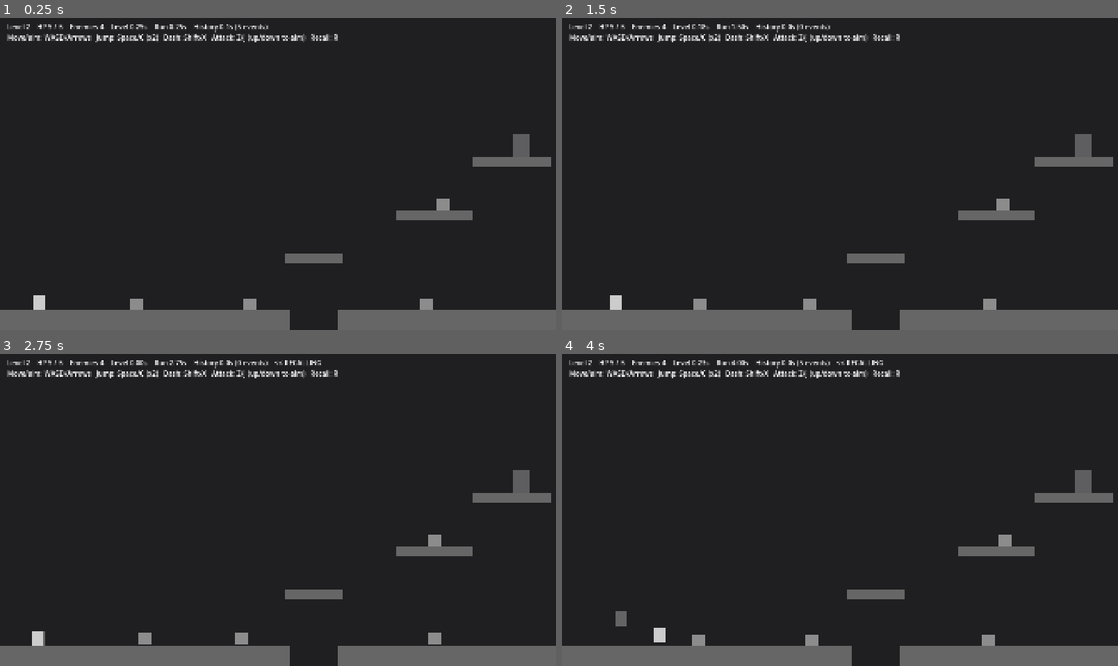
Above: before the commit, frames 1-4 (two rows, left to right).
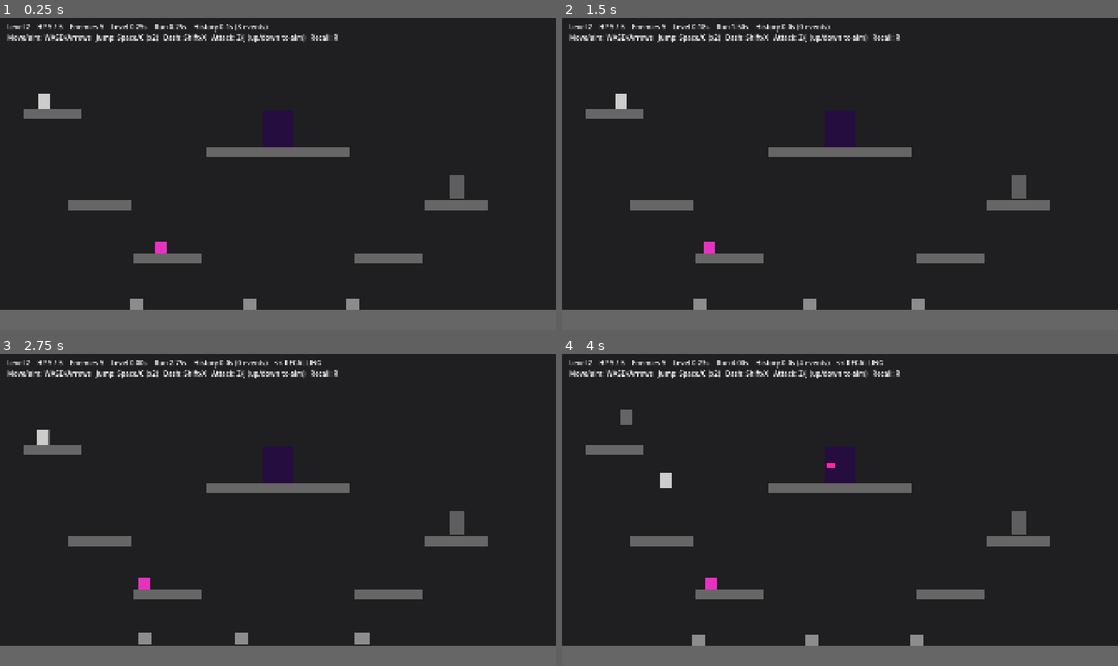
Above: after the commit, the same moments.

Repository: jmy0713/CreativeJam26
Game: Godot game, scene res://scenes/levels/level_2.tscn
The game is run twice, just before and just after one commit, with the same random seed, the same clock (stepped at 60 frames per second) and the same inputs. This scene is started directly instead of the project's main scene.
Inputs:
- Up to frame 1 (0.25 s): no input
- Up to frame 2 (1.5 s): hold D (move_right) from 0.53 s (still down); tap R (recall) at 0.6 s; tap Space (jump) at 0.77 s; tap Z (attack) at 1.35 s
- Up to frame 3 (2.75 s): tap Space (jump) at 1.52 s; tap R (recall) at 1.55, 2.3 s; release D (move_right) at 2.03 s; hold A (move_left) from 2.03 s (still down); tap Shift (dash) at 2.1 s
- Up to frame 4 (4 s): release A (move_left) at 2.78 s; hold D (move_right) from 2.78 s (still down); tap R (recall) at 2.85, 3.6 s; tap Space (jump) at 3.02, 3.77 s

The runs differ from the first frame. In frame 1, 5.9% of the frame differs, in the area x 4-100%, y 2-100%; in frame 2, 5.9%; in frame 3, 6.0%; in frame 4, 6.1%.

Commit message:
level 1 + 2 layouts

Diff:
--- a/project.godot
+++ b/project.godot
@@ -79,15 +79,15 @@
 }
 attack={
 "deadzone": 0.5,
-"events": [Object(InputEventKey,"resource_local_to_scene":fa …(209 unchanged characters)… "location":0,"echo":false,"script":null),
-Object(InputEventKey,"resource_local_to_scene":false,"resource_name":"","device":-1,"window_id":0,"alt_pressed":false,"shift_pressed":false,"ctrl_pressed":false,"meta_pressed":false,"pressed":false,"keycode":0,"physical_keycode":74,"key_label":0,"unicode":0,"location":0,"echo":false,"script":null),
-Object(InputEventJoypadButton,"resource_local_to_scene":false,"resource_name":"","device":-1,"button_index":2,"pressure":0.0,"pressed":true,"script":null)
+"events": [Object(InputEventKey,"resource_local_to_scene":fa …(209 unchanged characters)… "location":0,"echo":false,"script":null)
+, Object(InputEventKey,"resource_local_to_scene":false,"resource_name":"","device":-1,"window_id":0,"alt_pressed":false,"shift_pressed":false,"ctrl_pressed":false,"meta_pressed":false,"pressed":false,"keycode":0,"physical_keycode":74,"key_label":0,"unicode":0,"location":0,"echo":false,"script":null)
+, Object(InputEventJoypadButton,"resource_local_to_scene":false,"resource_name":"","device":-1,"button_index":2,"pressure":0.0,"pressed":true,"script":null)
 ]
 }
 recall={
 "deadzone": 0.5,
-"events": [Object(InputEventKey,"resource_local_to_scene":fa …(209 unchanged characters)… "location":0,"echo":false,"script":null),
-Object(InputEventJoypadButton,"resource_local_to_scene":false,"resource_name":"","device":-1,"button_index":3,"pressure":0.0,"pressed":true,"script":null)
+"events": [Object(InputEventKey,"resource_local_to_scene":fa …(209 unchanged characters)… "location":0,"echo":false,"script":null)
+, Object(InputEventJoypadButton,"resource_local_to_scene":false,"resource_name":"","device":-1,"button_index":3,"pressure":0.0,"pressed":true,"script":null)
 ]
 }
 
--- /dev/null
+++ b/scenes/enemies/backup_dancer.tscn
@@ -0,0 +1,29 @@
+[gd_scene format=3]
+
+[ext_resource type="Script" path="res://scripts/enemies/backup_dancer.gd" id="1_dancer"]
+
+[sub_resource type="RectangleShape2D" id="RectangleShape2D_dancer"]
+size = Vector2(24, 24)
+
+[node name="BackupDancer" type="CharacterBody2D"]
+collision_layer = 4
+script = ExtResource("1_dancer")
+max_health = 1
+contact_damage = 1
+knockback_speed = 320.0
+speed = 50.0
+
+[node name="CollisionShape2D" type="CollisionShape2D" parent="."]
+shape = SubResource("RectangleShape2D_dancer")
+
+[node name="Body" type="ColorRect" parent="."]
+offset_left = -12.0
+offset_top = -12.0
+offset_right = 12.0
+offset_bottom = 12.0
+mouse_filter = 2
+color = Color(0.9, 0.2, 0.75, 1)
+
+[node name="LedgeCheck" type="RayCast2D" parent="."]
+position = Vector2(12, 0)
+target_position = Vector2(0, 20)
--- /dev/null
+++ b/scenes/enemies/dj.tscn
@@ -0,0 +1,38 @@
+[gd_scene format=3]
+
+[ext_resource type="Script" path="res://scripts/enemies/dj.gd" id="1_dj"]
+[ext_resource type="PackedScene" path="res://scenes/enemies/vinyl.tscn" id="2_vinyl"]
+[ext_resource type="PackedScene" path="res://scenes/enemies/backup_dancer.tscn" id="3_dancer"]
+
+[sub_resource type="RectangleShape2D" id="RectangleShape2D_dj"]
+size = Vector2(60, 76)
+
+[node name="DJ" type="CharacterBody2D"]
+collision_layer = 4
+script = ExtResource("1_dj")
+max_health = 20
+contact_damage = 2
+knockback_speed = 80.0
+vinyl_scene = ExtResource("2_vinyl")
+backup_dancer_scene = ExtResource("3_dancer")
+
+[node name="CollisionShape2D" type="CollisionShape2D" parent="."]
+shape = SubResource("RectangleShape2D_dj")
+
+[node name="Body" type="ColorRect" parent="."]
+offset_left = -30.0
+offset_top = -38.0
+offset_right = 30.0
+offset_bottom = 38.0
+mouse_filter = 2
+color = Color(0.15, 0.05, 0.25, 1)
+
+[node name="DeckGlow" type="ColorRect" parent="."]
+position = Vector2(26, 0)
+offset_left = -8.0
+offset_top = -6.0
+offset_right = 8.0
+offset_bottom = 6.0
+mouse_filter = 2
+color = Color(1, 0.15, 0.65, 1)
+visible = false
--- /dev/null
+++ b/scenes/enemies/vinyl.tscn
@@ -0,0 +1,34 @@
+[gd_scene format=3]
+
+[ext_resource type="Script" path="res://scripts/enemies/vinyl.gd" id="1_vinyl"]
+
+[sub_resource type="CircleShape2D" id="CircleShape2D_vinyl"]
+radius = 10.0
+
+[node name="Vinyl" type="Area2D"]
+collision_layer = 0
+collision_mask = 3
+script = ExtResource("1_vinyl")
+
+[node name="CollisionShape2D" type="CollisionShape2D" parent="."]
+shape = SubResource("CircleShape2D_vinyl")
+
+[node name="SpinVisual" type="Node2D" parent="."]
+
+[node name="Disc" type="ColorRect" parent="SpinVisual"]
+offset_left = -10.0
+offset_top = -10.0
+offset_right = 10.0
+offset_bottom = 10.0
+mouse_filter = 2
+color = Color(0.05, 0.05, 0.08, 1)
+
+[node name="Label" type="ColorRect" parent="SpinVisual"]
+offset_left = -3.0
+offset_top = -3.0
+offset_right = 3.0
+offset_bottom = 3.0
+mouse_filter = 2
+color = Color(1, 0.15, 0.65, 1)
+
+[node name="LifeTimer" type="Timer" parent="."]
--- a/scenes/levels/level_1.tscn
+++ b/scenes/levels/level_1.tscn
@@ -1,56 +1,147 @@
-[gd_scene format=3]
+[gd_scene format=3 uid="uid://d24voh06cw4w7"]
 
-[ext_resource type="Script" path="res://scripts/level.gd" id="1_level"]
+[ext_resource type="Script" uid="uid://d0miacebdddqt" path="res://scripts/level.gd" id="1_level"]
 [ext_resource type="PackedScene" path="res://scenes/platform.tscn" id="2_platform"]
 [ext_resource type="PackedScene" path="res://scenes/player.tscn" id="3_player"]
+[ext_resource type="PackedScene" path="res://scenes/level_exit.tscn" id="5_exit"]
 [ext_resource type="PackedScene" path="res://scenes/enemies/knight.tscn" id="6_knight"]
 [ext_resource type="PackedScene" path="res://scenes/enemies/dragon.tscn" id="7_dragon"]
-[ext_resource type="PackedScene" path="res://scenes/level_exit.tscn" id="5_exit"]
 
-[node name="Level1" type="Node2D"]
+[node name="Level1" type="Node2D" unique_id=1383992682]
 script = ExtResource("1_level")
 level_name = "Level 1"
 
-[node name="Camera2D" type="Camera2D" parent="."]
+[node name="Camera2D" type="Camera2D" parent="." unique_id=1277695194]
 position = Vector2(576, 324)
 zoom = Vector2(1.6667, 1.6667)
 
-[node name="Geometry" type="Node2D" parent="."]
+[node name="Geometry" type="Node2D" parent="." unique_id=667762417]
 
-[node name="WallLeft" parent="Geometry" instance=ExtResource("2_platform")]
+[node name="WallLeft" parent="Geometry" unique_id=1039704546 instance=ExtResource("2_platform")]
 position = Vector2(-10, 0)
 size = Vector2(20, 1400)
 
-[node name="WallRight" parent="Geometry" instance=ExtResource("2_platform")]
+[node name="WallRight" parent="Geometry" unique_id=320503107 instance=ExtResource("2_platform")]
 position = Vector2(1162, 0)
 size = Vector2(20, 1400)
 
-[node name="Floor" parent="Geometry" instance=ExtResource("2_platform")]
+[node name="Floor" parent="Geometry" unique_id=1928894990 instance=ExtResource("2_platform")]
 position = Vector2(576, 628)
 size = Vector2(1152, 40)
 
-[node name="Platform1" parent="Geometry" instance=ExtResource("2_platform")]
-position = Vector2(400, 530)
-size = Vector2(200, 20)
+[node name="LedgeA" parent="Geometry" unique_id=724962808 instance=ExtResource("2_platform")]
+position = Vector2(157, 429)
+size = Vector2(150, 20)
 
-[node name="Platform2" parent="Geometry" instance=ExtResource("2_platform")]
-position = Vector2(720, 420)
-size = Vector2(200, 20)
+[node name="RampStep1" parent="Geometry" unique_id=293182218 instance=ExtResource("2_platform")]
+position = Vector2(529, 530)
+size = Vector2(110, 20)
 
-[node name="Player" parent="." instance=ExtResource("3_player")]
+[node name="RampStep2" parent="Geometry" unique_id=968448051 instance=ExtResource("2_platform")]
+position = Vector2(584, 330)
+size = Vector2(130, 20)
+
+[node name="Table" parent="Geometry" unique_id=2017412411 instance=ExtResource("2_platform")]
+position = Vector2(996, 509)
+size = Vector2(150, 20)
+
+[node name="FinalPlatform" parent="Geometry" unique_id=899929765 instance=ExtResource("2_platform")]
+position = Vector2(1000, 300)
+size = Vector2(170, 20)
+
+[node name="Decor" type="Node2D" parent="." unique_id=797039539]
+
+[node name="Tree" type="Node2D" parent="Decor" unique_id=1391013343]
+position = Vector2(80, 608)
+
+[node name="Trunk" type="ColorRect" parent="Decor/Tree" unique_id=393280043]
+offset_left = -8.0
+offset_top = -311.0
+offset_right = 8.0
+mouse_filter = 2
+color = Color(0.4, 0.25, 0.1, 1)
+
+[node name="Trunk" type="ColorRect" parent="Decor/Tree/Trunk" unique_id=657591709]
+layout_mode = 0
+offset_left = 747.0
+offset_top = 119.0
+offset_right = 763.0
+offset_bottom = 313.0
+mouse_filter = 2
+color = Color(0.4, 0.25, 0.1, 1)
+
+[node name="Canopy" type="ColorRect" parent="Decor/Tree" unique_id=1405532184]
+offset_left = -55.0
+offset_top = -408.0
+offset_right = 55.0
+offset_bottom = -309.0
+mouse_filter = 2
+color = Color(0.15, 0.55, 0.2, 1)
+
+[node name="RedCrate" type="ColorRect" parent="Decor" unique_id=1308740403]
+offset_left = -25.0
+offset_top = -50.0
+offset_right = 25.0
+mouse_filter = 2
+color = Color(0.6, 0.15, 0.1, 1)
+
+[node name="BlueCrate" type="ColorRect" parent="Decor" unique_id=952016920]
+offset_left = -20.0
+offset_top = -42.0
+offset_right = 20.0
+mouse_filter = 2
+color = Color(0.2, 0.4, 0.65, 1)
+
+[node name="Bush" type="ColorRect" parent="Decor" unique_id=1780297814]
+offset_left = -16.0
+offset_top = -24.0
+offset_right = 16.0
+mouse_filter = 2
+color = Color(0.15, 0.45, 0.15, 1)
+
+[node name="OrangeCrate" type="ColorRect" parent="Decor" unique_id=2124429459]
+offset_left = -20.0
+offset_top = -40.0
+offset_right = 20.0
+mouse_filter = 2
+color = Color(0.85, 0.5, 0.1, 1)
+
+[node name="Player" parent="." unique_id=2011472313 instance=ExtResource("3_player")]
 position = Vector2(80, 590)
 
-[node name="Enemies" type="Node2D" parent="."]
+[node name="Enemies" type="Node2D" parent="." unique_id=1120077251]
 
-[node name="Knight1" parent="Enemies" instance=ExtResource("6_knight")]
-position = Vector2(600, 590)
+[node name="Knight1" parent="Enemies" unique_id=1037809488 instance=ExtResource("6_knight")]
+position = Vector2(564, 501)
 
-[node name="Knight2" parent="Enemies" instance=ExtResource("6_knight")]
-position = Vector2(950, 590)
+[node name="Knight2" parent="Enemies" unique_id=953189232 instance=ExtResource("6_knight")]
+position = Vector2(1000, 483)
 start_direction = 1
 
-[node name="Dragon1" parent="Enemies" instance=ExtResource("7_dragon")]
-position = Vector2(780, 260)
+[node name="Dragon1" parent="Enemies" unique_id=486139953 instance=ExtResource("7_dragon")]
+position = Vector2(1000, 200)
 
-[node name="LevelExit" parent="." instance=ExtResource("5_exit")]
-position = Vector2(1100, 584)
+[node name="LevelExit" parent="." unique_id=844446437 instance=ExtResource("5_exit")]
+position = Vector2(1000, 266)
+
+[node name="RampStep1" parent="." unique_id=489129488 instance=ExtResource("2_platform")]
+position = Vector2(763, 464)
+size = Vector2(110, 20)
+
+[node name="Trunk" type="ColorRect" parent="." unique_id=520293668]
+offset_left = 473.0
+offset_top = 520.0
+offset_right = 488.0
+offset_bottom = 610.0
+mouse_filter = 2
+color = Color(0.4, 0.25, 0.1, 1)
+
+[node name="Trunk2" type="ColorRect" parent="." unique_id=1522673509]
+offset_left = 489.0
+offset_top = 553.0
+offset_right = 731.5854
+offset_bottom = 572.0
+rotation = 0.25068182
+pivot_offset = Vector2(90, 10)
+mouse_filter = 2
+color = Color(0.4, 0.25, 0.1, 1)
--- a/scenes/levels/level_2.tscn
+++ b/scenes/levels/level_2.tscn
@@ -5,6 +5,7 @@
 [ext_resource type="PackedScene" path="res://scenes/player.tscn" id="3_player"]
 [ext_resource type="PackedScene" path="res://scenes/enemies/walker.tscn" id="4_walker"]
 [ext_resource type="PackedScene" path="res://scenes/level_exit.tscn" id="5_exit"]
+[ext_resource type="PackedScene" path="res://scenes/enemies/dj.tscn" id="6_dj"]
 
 [node name="Level2" type="Node2D"]
 script = ExtResource("1_level")
@@ -24,28 +25,36 @@
 position = Vector2(1162, 0)
 size = Vector2(20, 1400)
 
-[node name="FloorLeft" parent="Geometry" instance=ExtResource("2_platform")]
-position = Vector2(300, 628)
-size = Vector2(600, 40)
+[node name="Floor" parent="Geometry" instance=ExtResource("2_platform")]
+position = Vector2(576, 628)
+size = Vector2(1152, 40)
 
-[node name="FloorRight" parent="Geometry" instance=ExtResource("2_platform")]
-position = Vector2(926, 628)
-size = Vector2(452, 40)
-
-[node name="Platform1" parent="Geometry" instance=ExtResource("2_platform")]
-position = Vector2(650, 500)
+[node name="EntranceLedge" parent="Geometry" instance=ExtResource("2_platform")]
+position = Vector2(110, 200)
 size = Vector2(120, 20)
 
-[node name="Platform2" parent="Geometry" instance=ExtResource("2_platform")]
-position = Vector2(900, 410)
-size = Vector2(160, 20)
+[node name="TierB_Left" parent="Geometry" instance=ExtResource("2_platform")]
+position = Vector2(206, 390)
+size = Vector2(130, 20)
 
-[node name="Platform3" parent="Geometry" instance=ExtResource("2_platform")]
-position = Vector2(1060, 300)
-size = Vector2(160, 20)
+[node name="TierB_Right" parent="Geometry" instance=ExtResource("2_platform")]
+position = Vector2(946, 390)
+size = Vector2(130, 20)
+
+[node name="TierA_Left" parent="Geometry" instance=ExtResource("2_platform")]
+position = Vector2(346, 500)
+size = Vector2(140, 20)
+
+[node name="TierA_Right" parent="Geometry" instance=ExtResource("2_platform")]
+position = Vector2(806, 500)
+size = Vector2(140, 20)
+
+[node name="DJBooth" parent="Geometry" instance=ExtResource("2_platform")]
+position = Vector2(576, 280)
+size = Vector2(300, 20)
 
 [node name="Player" parent="." instance=ExtResource("3_player")]
-position = Vector2(80, 590)
+position = Vector2(90, 174)
 
 [node name="Enemies" type="Node2D" parent="."]
 
@@ -57,11 +66,23 @@
 start_direction = 1
 
 [node name="Walker3" parent="Enemies" instance=ExtResource("4_walker")]
-position = Vector2(900, 590)
+position = Vector2(750, 590)
 
-[node name="Walker4" parent="Enemies" instance=ExtResource("4_walker")]
-position = Vector2(900, 388)
-start_direction = 1
+[node name="DJ" parent="Enemies" instance=ExtResource("6_dj")]
+position = Vector2(576, 232)
+dancer_spawn_points = [NodePath("SpawnA_Left"), NodePath("SpawnA_Right"), NodePath("SpawnB_Left"), NodePath("SpawnB_Right")]
+
+[node name="SpawnA_Left" type="Marker2D" parent="Enemies/DJ"]
+position = Vector2(-230, 246)
+
+[node name="SpawnA_Right" type="Marker2D" parent="Enemies/DJ"]
+position = Vector2(230, 246)
+
+[node name="SpawnB_Left" type="Marker2D" parent="Enemies/DJ"]
+position = Vector2(-370, 136)
+
+[node name="SpawnB_Right" type="Marker2D" parent="Enemies/DJ"]
+position = Vector2(370, 136)
 
 [node name="LevelExit" parent="." instance=ExtResource("5_exit")]
-position = Vector2(1080, 266)
+position = Vector2(946, 350)
--- /dev/null
+++ b/scripts/enemies/backup_dancer.gd
@@ -0,0 +1,55 @@
+class_name BackupDancer
+extends Walker
+## Fodder enemy spawned by DJ.gd. Struts back and forth like a Walker, but
+## every few seconds stops to bust a move: it holds still and puffs up a
+## little (hitbox included) for the duration, then shrinks back down and
+## keeps dancing.
+
+const NEVER := GameManager.NEVER
+
+@export_group("Bust a Move")
+@export var move_interval := 4.0
+@export var move_duration := 0.5
+## Root scale while posing — keep this modest, it's a flourish, not a new
+## enemy size.
+@export var move_hitbox_scale := 1.15
+
+var move_start_tick := NEVER
+var _next_move_tick := NEVER
+
+
+func _ready() -> void:
+	super()
+	_next_move_tick = GameManager.timeline_tick + _ticks(move_interval)
+
+
+func _behave(delta: float) -> void:
+	if is_busting_move():
+		velocity.x = move_toward(velocity.x, 0.0, 1500.0 * delta)
+		if GameManager.ticks_since(move_start_tick) >= _ticks(move_duration):
+			move_start_tick = NEVER
+			_next_move_tick = GameManager.timeline_tick + _ticks(move_interval)
+	else:
+		super(delta)
+		if GameManager.timeline_tick >= _next_move_tick:
+			move_start_tick = GameManager.timeline_tick
+
+
+func is_busting_move() -> bool:
+	return move_start_tick != NEVER
+
+
+func on_recall_finished() -> void:
+	super()
+	if move_start_tick > GameManager.timeline_tick:
+		move_start_tick = NEVER
+
+
+func _update_visuals() -> void:
+	super()
+	var s := move_hitbox_scale if is_busting_move() else 1.0
+	scale = Vector2(s, s)
+
+
+func _ticks(seconds: float) -> int:
+	return GameManager.seconds_to_ticks(seconds)
--- /dev/null
+++ b/scripts/enemies/dj.gd
@@ -0,0 +1,170 @@
+class_name DJ
+extends Enemy
+## Disco boss: holds his ground behind the decks, throws spinning Vinyl
+## projectiles at the player, and keeps a pair of Backup Dancers in
+## rotation — one spawns, then a second later another spawns, and the
+## whole cycle repeats every dancer_cycle_interval seconds. Each spawn
+## lands on one of the arena's dancer_spawn_points (its platforms) at a
+## time, rather than always beside the DJ.
+
+const NEVER := GameManager.NEVER
+
+@export_group("Vinyl Throw")
+@export var vinyl_scene: PackedScene
+@export var throw_range := 420.0
+@export var throw_interval := 2.6
+@export var throw_windup := 0.5
+@export var vinyl_speed := 320.0
+@export var vinyl_damage := 1
+
+@export_group("Backup Dancers")
+@export var backup_dancer_scene: PackedScene
+## Marker2D nodes (children of the DJ, one per arena platform) a dancer can
+## land on. Each spawn picks one at random, never the same one twice in a row.
+@export var dancer_spawn_points: Array[NodePath] = []
+## Time from the start of one spawn cycle to the start of the next.
+@export var dancer_cycle_interval := 5.0
+## How long after the first dancer the second spawns, within a cycle.
+@export var dancer_spawn_stagger := 1.0
+
+var facing := 1
+var throw_start_tick := NEVER
+var last_throw_tick := NEVER
+
+var _next_first_spawn_tick := NEVER
+var _next_second_spawn_tick := NEVER
+var _spawn_points: Array[Node2D] = []
+var _last_spawn_point_index := -1
+
+@onready var deck_glow: ColorRect = $DeckGlow
+
+
+func _ready() -> void:
+	super()
+	for spawn_path in dancer_spawn_points:
+		var point := get_node_or_null(spawn_path) as Node2D
+		if point:
+			_spawn_points.append(point)
+	var now := GameManager.timeline_tick
+	_next_first_spawn_tick = now
+	_next_second_spawn_tick = now + _ticks(dancer_spawn_stagger)
+
+
+func _physics_process(delta: float) -> void:
+	if not is_on_floor():
+		velocity.y = minf(velocity.y + gravity * delta, max_fall_speed)
+
+	if is_stunned():
+		velocity.x = move_toward(velocity.x, 0.0, 1500.0 * delta)
+	else:
+		_behave(delta)
+		_update_vinyl_throw()
+		_update_dancer_spawns()
+
+	move_and_slide()
+	_update_visuals()
+
+
+func _behave(delta: float) -> void:
+	var player := GameManager.player
+	if player:
+		facing = 1 if player.global_position.x >= global_position.x else -1
+	# The DJ holds his ground behind the decks.
+	velocity.x = move_toward(velocity.x, 0.0, 900.0 * delta)
+
+
+func is_winding_up_throw() -> bool:
+	return throw_start_tick != NEVER
+
+
+func on_recall_finished() -> void:
+	super()
+	var now := GameManager.timeline_tick
+	if throw_start_tick > now:
+		throw_start_tick = NEVER
+	if last_throw_tick > now:
+		last_throw_tick = NEVER
+
+
+# --- Internals ----------------------------------------------------------
+
+func _update_vinyl_throw() -> void:
+	var player := GameManager.player
+	if player == null or player.health <= 0 or not alive:
+		throw_start_tick = NEVER
+		return
+
+	if throw_start_tick == NEVER:
+		var dist := global_position.distance_to(player.global_position)
+		if dist <= throw_range and GameManager.ticks_since(last_throw_tick) >= _ticks(throw_interval):
+			throw_start_tick = GameManager.timeline_tick
+	elif GameManager.ticks_since(throw_start_tick) >= _ticks(throw_windup):
+		_throw_vinyl(player)
+		last_throw_tick = GameManager.timeline_tick
+		throw_start_tick = NEVER
+
+
+func _throw_vinyl(player: Player) -> void:
+	if vinyl_scene == null:
+		return
+	var vinyl := vinyl_scene.instantiate() as Vinyl
+	if vinyl == null:
+		return
+	get_parent().add_child(vinyl)
+	vinyl.speed = vinyl_speed
+	vinyl.damage = vinyl_damage
+	vinyl.launch(global_position, player.global_position)
+
+
+## First dancer spawns at the start of each cycle; the second follows
+## dancer_spawn_stagger seconds later. Both then wait dancer_cycle_interval
+## seconds for the next cycle.
+func _update_dancer_spawns() -> void:
+	if not alive:
+		return
+	var now := GameManager.timeline_tick
+	if now >= _next_first_spawn_tick:
+		_spawn_dancer()
+		_next_first_spawn_tick += _ticks(dancer_cycle_interval)
+	if now >= _next_second_spawn_tick:
+		_spawn_dancer()
+		_next_second_spawn_tick += _ticks(dancer_cycle_interval)
+
+
+func _spawn_dancer() -> void:
+	if backup_dancer_scene == null:
+		return
+	var point := _pick_spawn_point()
+	if point == null:
+		return
+	var dancer := backup_dancer_scene.instantiate() as Enemy
+	if dancer == null:
+		return
+	get_parent().add_child(dancer)
+	dancer.global_position = point.global_position
+	GameManager.enemies.append(dancer)
+
+
+## Picks one spawn point at a time — never the same platform twice in a row
+## (when there's a choice), so dancers spread across the arena over time.
+func _pick_spawn_point() -> Node2D:
+	if _spawn_points.is_empty():
+		return null
+	if _spawn_points.size() == 1:
+		return _spawn_points[0]
+	var index := randi() % _spawn_points.size()
+	if index == _last_spawn_point_index:
+		index = (index + 1) % _spawn_points.size()
+	_last_spawn_point_index = index
+	return _spawn_points[index]
+
+
+func _update_visuals() -> void:
+	super()
+	if deck_glow:
+		deck_glow.visible = is_winding_up_throw()
+		deck_glow.position.x = 26.0 * facing
+
+
+func _ticks(seconds: float) -> int:
+	return GameManager.seconds_to_ticks(seconds)
--- /dev/null
+++ b/scripts/enemies/vinyl.gd
@@ -0,0 +1,48 @@
+class_name Vinyl
+extends Area2D
+## Vinyl record projectile thrown by DJ.gd. Flies in a straight line, spins
+## for show, damages the player on contact, and disappears when it hits the
+## world or times out.
+##
+## Not a recordable: it simply freezes along with the rest of the level while
+## the level's process_mode is disabled during a recall, and resumes after.
+
+@export var speed := 320.0
+@export var damage := 1
+@export var lifetime := 4.0
+## Purely cosmetic — how fast the disc spins as it flies, in radians/sec.
+@export var spin_speed := 16.0
+
+var direction := Vector2.RIGHT
+
+@onready var _life_timer: Timer = $LifeTimer
+@onready var _spin_visual: Node2D = $SpinVisual
+
+
+func _ready() -> void:
+	_life_timer.wait_time = lifetime
+	_life_timer.one_shot = true
+	_life_timer.timeout.connect(queue_free)
+	_life_timer.start()
+	body_entered.connect(_on_body_entered)
+
+
+## Point the vinyl from `from_position` toward `target_position` and place it.
+func launch(from_position: Vector2, target_position: Vector2) -> void:
+	global_position = from_position
+	direction = (target_position - from_position).normalized()
+	if direction == Vector2.ZERO:
+		direction = Vector2.RIGHT
+
+
+func _physics_process(delta: float) -> void:
+	global_position += direction * speed * delta
+	if _spin_visual:
+		_spin_visual.rotation += spin_speed * delta
+
+
+func _on_body_entered(body: Node) -> void:
+	var player := body as Player
+	if player and player.health > 0:
+		player.take_damage(damage, global_position)
+	queue_free()
Not shown, added: scripts/enemies/backup_dancer.gd.uid
Not shown, added: scripts/enemies/dj.gd.uid
Not shown, added: scripts/enemies/dragon.gd.uid
Not shown, added: scripts/enemies/fireball.gd.uid
Not shown, added: scripts/enemies/knight.gd.uid
Not shown, added: scripts/enemies/vinyl.gd.uid
